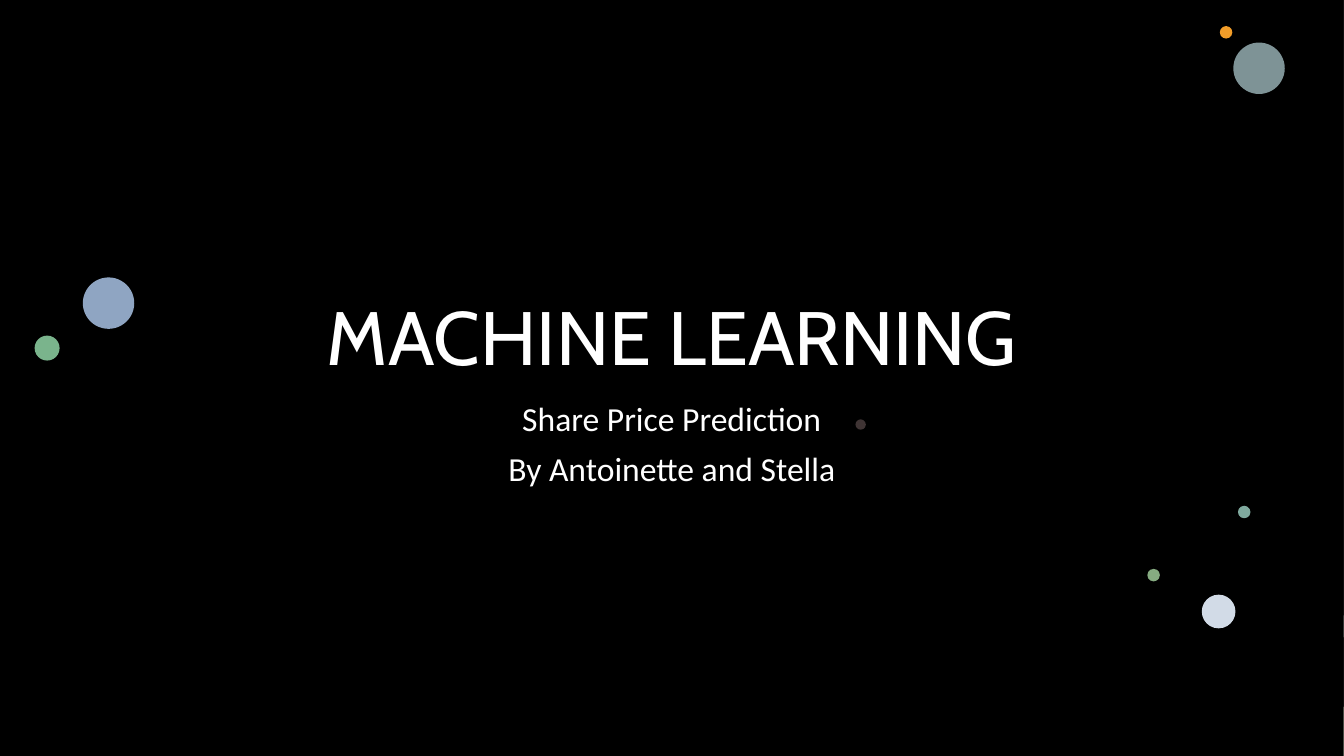
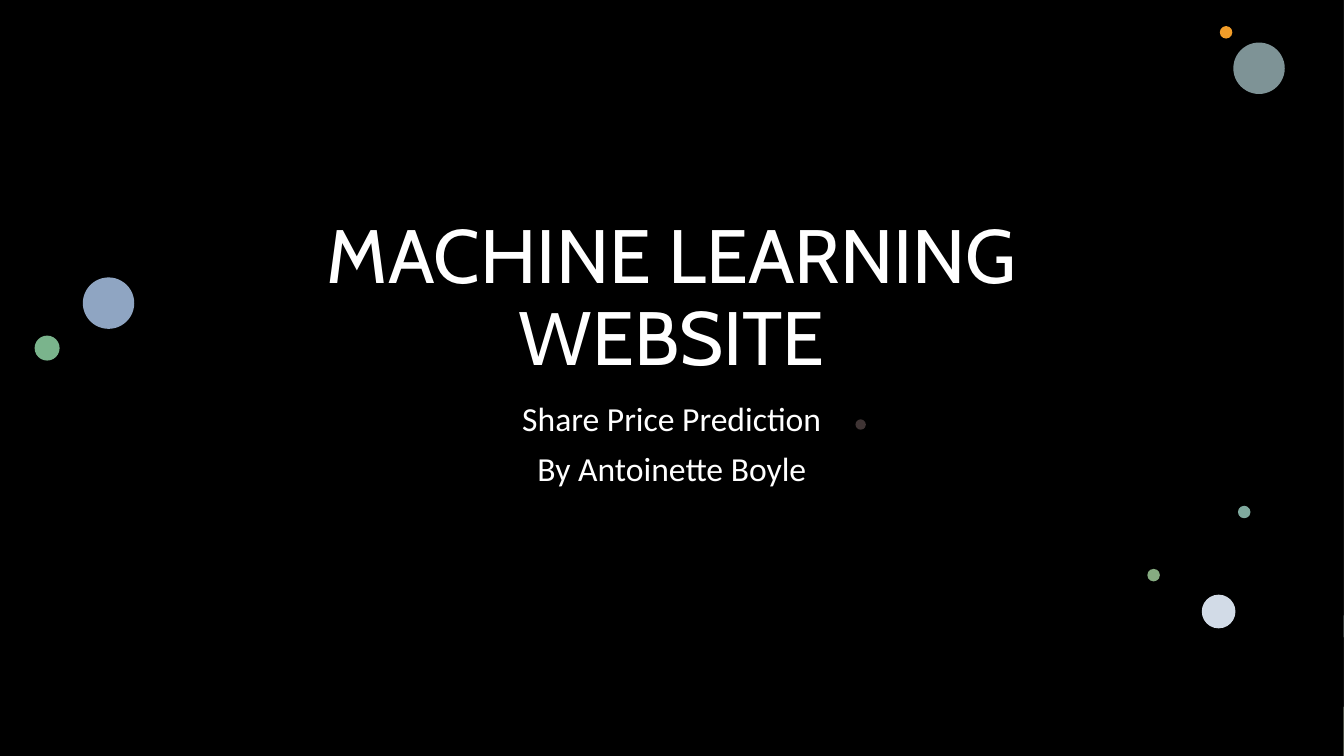
Before and after one commit to antoinetteboyle/Demystifying-ML, a slide deck: slide 1 of MACHINE LEARNING.pptx. Drawn at 1344x756 pixels with LibreOffice and Linux fonts; fonts in the diff are those of the drawing; background and template pictures are left out; a plain dark background stands for a picture behind light text. Boxes give left, top, right and bottom in pixels: in the first picture for what was removed or moved away, otherwise in the second. Text is boxed around its words. In the diff, an @@ line names an element or a change of style, - is before the commit and + after.

Commit message:
latest updates to website

```diff
--- a/MACHINE LEARNING.pptx
+++ b/MACHINE LEARNING.pptx
@@ title at <box>327,229,1016,366</box>: text changed @@
-MACHINE LEARNING
+MACHINE LEARNING
+WEBSITE
@@ subtitle at <box>537,457,806,487</box>: text changed @@
-By Antoinette and Stella
+By Antoinette Boyle
```
Also in this commit, not shown: 4 other slides changed, 2 slides added, 3 slides removed, 58 other files.
